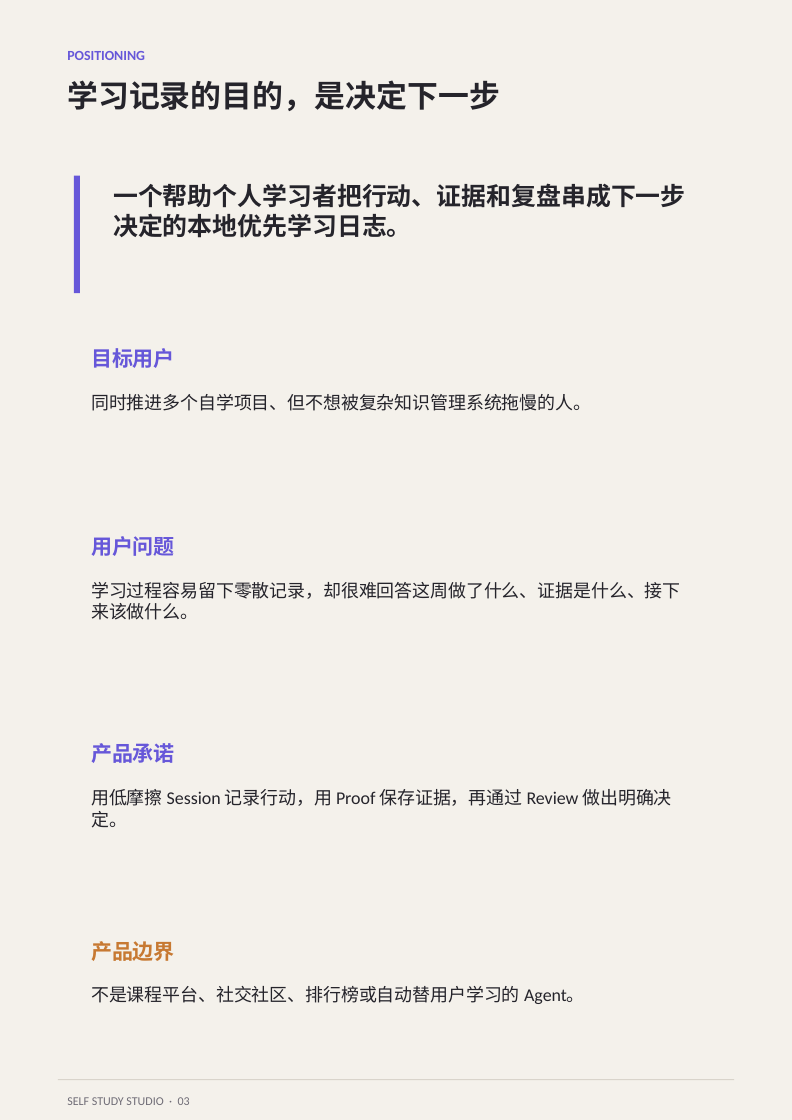
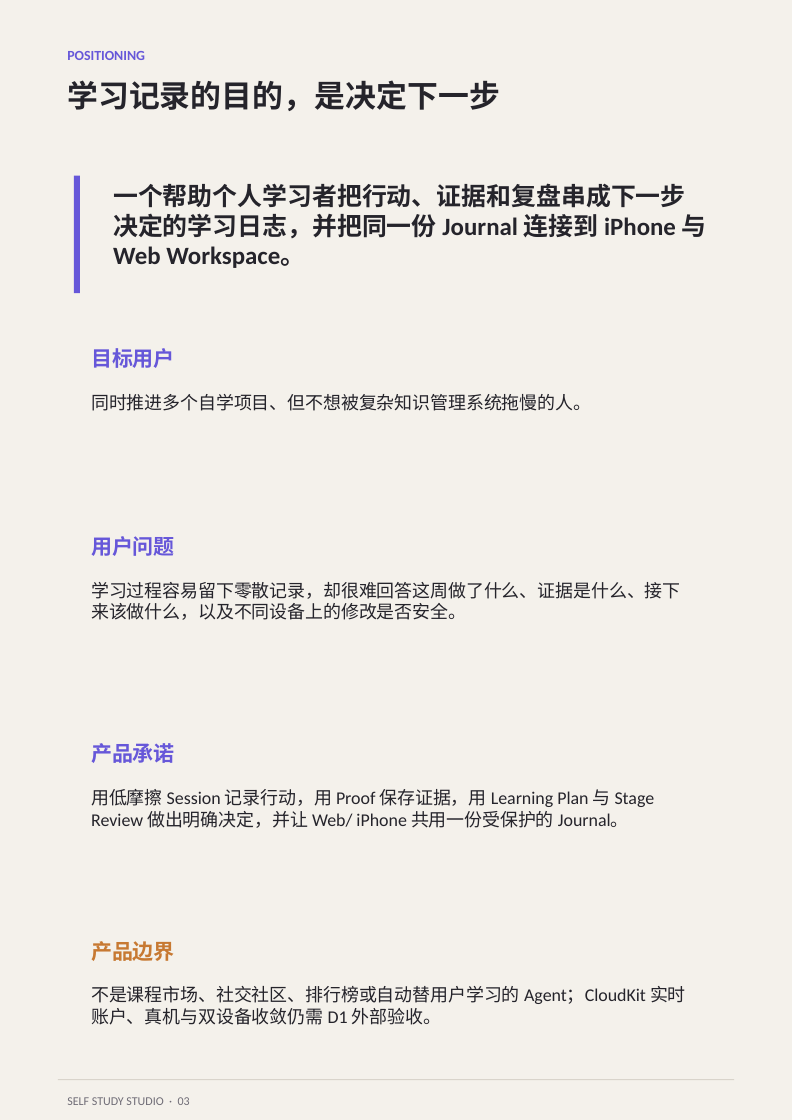
Before and after one commit to Panhe-C/self-study-studio, a slide deck: slide 3 of docs/product-guide/self-study-studio-product-guide-a4.pptx. Drawn at 792x1120 pixels with LibreOffice and Linux fonts; fonts in the diff are those of the drawing. Boxes give left, top, right and bottom in pixels: in the first picture for what was removed or moved away, otherwise in the second. Text is boxed around its words. In the diff, an @@ line names an element or a change of style, - is before the commit and + after.

```diff
--- a/docs/product-guide/self-study-studio-product-guide-a4.pptx
+++ b/docs/product-guide/self-study-studio-product-guide-a4.pptx
@@ text at box(113, 183, 707, 268): text changed @@
-一个帮助个人学习者把行动、证据和复盘串成下一步决定的本地优先学习日志。
+一个帮助个人学习者把行动、证据和复盘串成下一步决定的学习日志，并把同一份 Journal 连接到 iPhone 与 Web Workspace。
@@ text at box(91, 582, 680, 620): text changed @@
-学习过程容易留下零散记录，却很难回答这周做了什么、证据是什么、接下来该做什么。
+学习过程容易留下零散记录，却很难回答这周做了什么、证据是什么、接下来该做什么，以及不同设备上的修改是否安全。
@@ text at box(91, 789, 655, 828): text changed @@
-用低摩擦 Session 记录行动，用 Proof 保存证据，再通过 Review 做出明确决定。
+用低摩擦 Session 记录行动，用 Proof 保存证据，用 Learning Plan 与 Stage Review 做出明确决定，并让 Web/ iPhone 共用一份受保护的 Journal。
@@ text at box(91, 986, 686, 1025): text changed @@
-不是课程平台、社交社区、排行榜或自动替用户学习的 Agent。
+不是课程市场、社交社区、排行榜或自动替用户学习的 Agent；CloudKit 实时账户、真机与双设备收敛仍需 D1 外部验收。
```
Also in this commit, not shown: 15 other slides changed, 40 other files.
